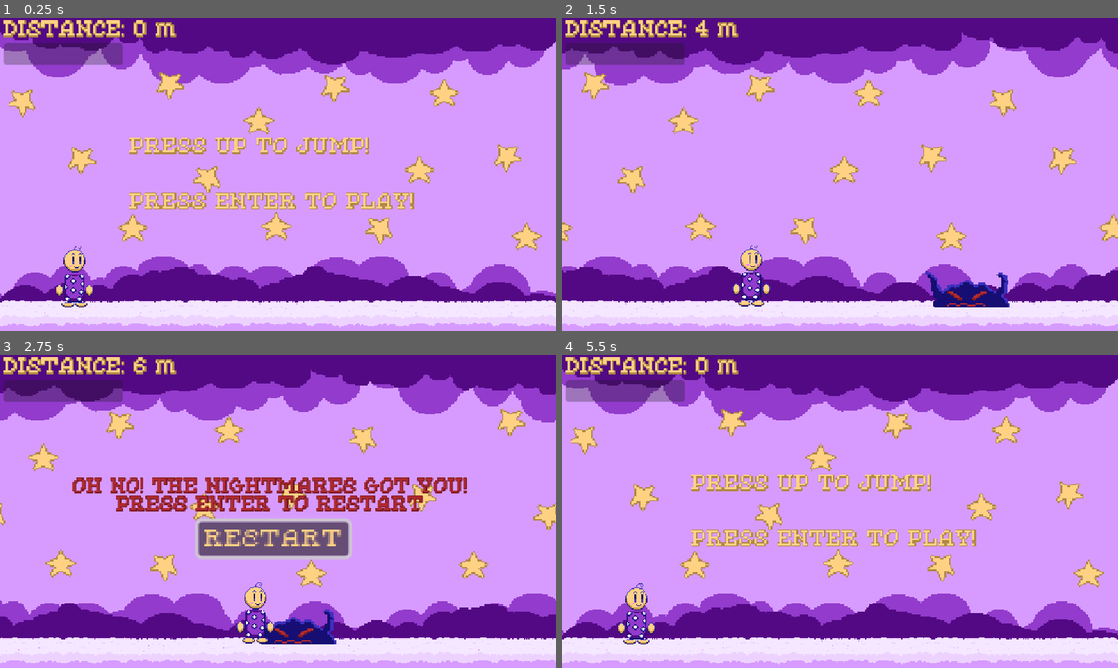
Above: before the commit, frames 1-4 (two rows, left to right).
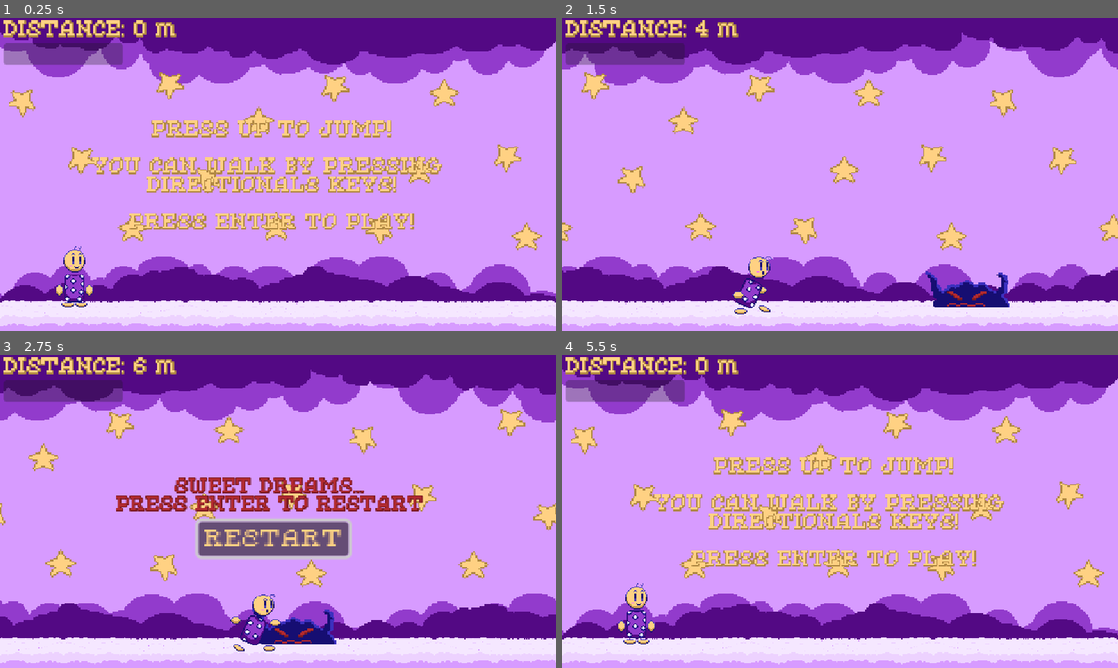
Above: after the commit, the same moments.

Repository: jacio-m/DreamRunner
Game: Godot game, scene res://Levels/Scenes/main.tscn
The game is run twice, just before and just after one commit, with the same random seed, the same clock (stepped at 60 frames per second) and the same inputs.
Inputs:
- Up to frame 1 (0.25 s): no input
- Up to frame 2 (1.5 s): tap Enter (ui_accept) at 0.5, 0.77 s; hold Right (ui_right) from 0.53 s (still down)
- Up to frame 3 (2.75 s): tap Enter (ui_accept) at 1.52 s; release Right (ui_right) at 2.03 s; hold Left (ui_left) from 2.03 s (still down)
- Up to frame 4 (5.5 s): release Left (ui_left) at 2.75 s; click "RESTART" at 2.75 s; tap Enter (ui_accept) at 3.5, 3.77, 4.52, 5.27 s; hold Right (ui_right) 3.53-5.03 s; hold Left (ui_left) from 5.03 s (still down)

The runs differ from the first frame. In frame 1, 8.6% of the frame differs, in the area x 16-80%, y 32-68%; in frame 2, 0.7%; in frame 3, 3.1%; in frame 4, 8.9%, in the area x 10-80%, y 32-91%.

Commit message:
Player Running Sprites, Better Movimentation and GameOver SFX
Added the player running sprites, added the double jump mechanic and horizontal movement, added game over SFX and some enhancements to labels.

Diff:
--- a/HUD/game_over.tscn
+++ b/HUD/game_over.tscn
@@ -14,7 +14,7 @@
 theme_override_constants/shadow_outline_size = 6
 theme_override_fonts/font = ExtResource("1_qrorf")
 theme_override_font_sizes/font_size = 37
-text = "OH NO! THE NIGHTMARES GOT YOU!
+text = "SWEET DREAMS...
 PRESS ENTER TO RESTART"
 horizontal_alignment = 1
 
--- a/HUD/hud.tscn
+++ b/HUD/hud.tscn
@@ -35,8 +35,11 @@
 theme_override_font_sizes/font_size = 40
 text = "PRESS UP TO JUMP!
 
+YOU CAN WALK BY PRESSING
+DIRECTIONALS KEYS!
 
 PRESS ENTER TO PLAY!"
+horizontal_alignment = 1
 
 [node name="DoubleJump" type="ProgressBar" parent="."]
 anchors_preset = 4
--- a/Levels/Scenes/level.gd
+++ b/Levels/Scenes/level.gd
@@ -112,4 +112,5 @@
 	get_tree().paused = true
 	game_running = false
 	$GameOver.visible = true
+	$GameOverSound.play()
 	$GameOver.get_node("Button").grab_focus()
--- a/Levels/Scenes/main.tscn
+++ b/Levels/Scenes/main.tscn
@@ -7,6 +7,7 @@
 [ext_resource type="PackedScene" uid="uid://ciihrub27hd6i" path="res://Levels/Scenes/bg.tscn" id="5_y2rw1"]
 [ext_resource type="AudioStream" uid="uid://dii14twxkxsxo" path="res://Sounds/Takashi Lee - Dream sweet-(main cutted).ogg" id="6_uihg3"]
 [ext_resource type="PackedScene" uid="uid://1m2uljx22onk" path="res://HUD/game_over.tscn" id="7_np6tt"]
+[ext_resource type="AudioStream" uid="uid://c0ktyndwwirmc" path="res://Sounds/gameover.mp3" id="8_r1var"]
 
 [node name="Main" type="Node"]
 script = ExtResource("1_3ysta")
@@ -30,3 +31,7 @@
 
 [node name="GameOver" parent="." instance=ExtResource("7_np6tt")]
 process_mode = 2
+
+[node name="GameOverSound" type="AudioStreamPlayer" parent="."]
+process_mode = 2
+stream = ExtResource("8_r1var")
--- a/Player/player.gd
+++ b/Player/player.gd
@@ -15,14 +15,15 @@
 		$AnimatedSprite2D.play("Player Idle")
 		return
 
-	$AnimatedSprite2D.play("Player Idle")
 	if jump_pressed and velocity.y < 0:
 		velocity.y += GRAVITY_WHILE_HOLD * delta
 	else:
 		velocity.y += GRAVITY * delta
 
 	if is_on_floor():
+		$AnimatedSprite2D.play("Player Run")
 		if Input.is_action_just_pressed("ui_up"):
+			$AnimatedSprite2D.play("Player Idle")
 			$SfxJump.play()
 			velocity.y = JUMP_SPEED
 			jump_pressed = true
@@ -32,6 +33,7 @@
 	else:
 		if double_jump == 3:
 			if Input.is_action_just_pressed("ui_up"):
+				$SfxJump.play()
 				velocity.y = JUMP_SPEED
 				double_jump = 0
 
--- a/Player/player.tscn
+++ b/Player/player.tscn
@@ -1,15 +1,25 @@
-[gd_scene load_steps=10 format=3 uid="uid://r7k2f6vqyrs8"]
+[gd_scene load_steps=20 format=3 uid="uid://r7k2f6vqyrs8"]
 
 [ext_resource type="Script" uid="uid://rsnbxgmdpatp" path="res://Player/player.gd" id="1_l8h54"]
-[ext_resource type="Texture2D" uid="uid://ppwjsq52brnh" path="res://Player/child.png" id="2_4ntmi"]
 [ext_resource type="Texture2D" uid="uid://v6uyn720apd5" path="res://Player/Idle Animation/child_idle1.png" id="2_fhl08"]
 [ext_resource type="Texture2D" uid="uid://du0161pyyoxcc" path="res://Player/Idle Animation/child_idle2.png" id="3_vtle1"]
 [ext_resource type="Texture2D" uid="uid://8mu8af5r3x1k" path="res://Player/Idle Animation/child_idle3.png" id="4_od3ui"]
 [ext_resource type="Texture2D" uid="uid://c7cwnnnifrnu5" path="res://Player/Idle Animation/child_idle4.png" id="5_00tjw"]
+[ext_resource type="Texture2D" uid="uid://37h6q6qt6332" path="res://Player/Running Animation/child_running1.png" id="6_pisgm"]
+[ext_resource type="Texture2D" uid="uid://80d7f8qbu5mk" path="res://Player/Running Animation/child_running2.png" id="7_b1ygp"]
 [ext_resource type="AudioStream" uid="uid://be66fp2fbmcp0" path="res://Sounds/sfx_jump_07-80241.mp3" id="7_vtle1"]
+[ext_resource type="Texture2D" uid="uid://chtwkl7m72xo7" path="res://Player/Running Animation/child_running3.png" id="8_o28un"]
+[ext_resource type="Texture2D" uid="uid://cm3hrfh05i5jn" path="res://Player/Running Animation/child_running4.png" id="9_n471f"]
+[ext_resource type="Texture2D" uid="uid://cvp42n2rufr8h" path="res://Player/Running Animation/child_running5.png" id="10_7emwf"]
+[ext_resource type="Texture2D" uid="uid://b8yikkhpoxl61" path="res://Player/Running Animation/child_running6.png" id="11_hshwv"]
+[ext_resource type="Texture2D" uid="uid://b7wjbhvf0spka" path="res://Player/Running Animation/child_running7.png" id="12_gpjlu"]
+[ext_resource type="Texture2D" uid="uid://di2kj5xdcvwfh" path="res://Player/Running Animation/child_running8.png" id="13_8mwp6"]
+[ext_resource type="Texture2D" uid="uid://bn5qrh5p1ijlg" path="res://Player/Running Animation/child_running9.png" id="14_qemgg"]
+[ext_resource type="Texture2D" uid="uid://drm1yyl3560s5" path="res://Player/Running Animation/child_running10.png" id="15_8viyr"]
+[ext_resource type="Texture2D" uid="uid://cbycv3oi0k6ii" path="res://Player/Running Animation/child_running11.png" id="16_sm0op"]
 
 [sub_resource type="RectangleShape2D" id="RectangleShape2D_l8h54"]
-size = Vector2(20, 58)
+size = Vector2(19.5, 50)
 
 [sub_resource type="SpriteFrames" id="SpriteFrames_btcbx"]
 animations = [{
@@ -32,11 +42,41 @@
 }, {
 "frames": [{
 "duration": 1.0,
-"texture": ExtResource("2_4ntmi")
+"texture": ExtResource("6_pisgm")
+}, {
+"duration": 1.0,
+"texture": ExtResource("7_b1ygp")
+}, {
+"duration": 1.0,
+"texture": ExtResource("8_o28un")
+}, {
+"duration": 1.0,
+"texture": ExtResource("9_n471f")
+}, {
+"duration": 1.0,
+"texture": ExtResource("10_7emwf")
+}, {
+"duration": 1.0,
+"texture": ExtResource("11_hshwv")
+}, {
+"duration": 1.0,
+"texture": ExtResource("12_gpjlu")
+}, {
+"duration": 1.0,
+"texture": ExtResource("13_8mwp6")
+}, {
+"duration": 1.0,
+"texture": ExtResource("14_qemgg")
+}, {
+"duration": 1.0,
+"texture": ExtResource("15_8viyr")
+}, {
+"duration": 1.0,
+"texture": ExtResource("16_sm0op")
 }],
 "loop": true,
 "name": &"Player Run",
-"speed": 5.0
+"speed": 12.0
 }]
 
 [node name="Player" type="CharacterBody2D"]
@@ -44,7 +84,7 @@
 script = ExtResource("1_l8h54")
 
 [node name="CollisionShape2D" type="CollisionShape2D" parent="."]
-position = Vector2(0, 6)
+position = Vector2(-0.5, -1)
 scale = Vector2(2, 2)
 shape = SubResource("RectangleShape2D_l8h54")
 
@@ -52,8 +92,8 @@
 z_index = 1
 scale = Vector2(2, 2)
 sprite_frames = SubResource("SpriteFrames_btcbx")
-animation = &"Player Idle"
-frame_progress = 0.189872
+animation = &"Player Run"
+frame_progress = 0.15137
 
 [node name="SfxJump" type="AudioStreamPlayer" parent="."]
 stream = ExtResource("7_vtle1")
Not shown: 1 places in Levels/Scenes/main.tscn that only renumber resources
Binary file added: Player/Running Animation/child_running1.png
Not shown, added: Player/Running Animation/child_running1.png.import
Binary file added: Player/Running Animation/child_running10.png
Not shown, added: Player/Running Animation/child_running10.png.import
Binary file added: Player/Running Animation/child_running11.png
Not shown, added: Player/Running Animation/child_running11.png.import
Binary file added: Player/Running Animation/child_running2.png
Not shown, added: Player/Running Animation/child_running2.png.import
Binary file added: Player/Running Animation/child_running3.png
Not shown, added: Player/Running Animation/child_running3.png.import
Binary file added: Player/Running Animation/child_running4.png
(and 13 more such lines)
